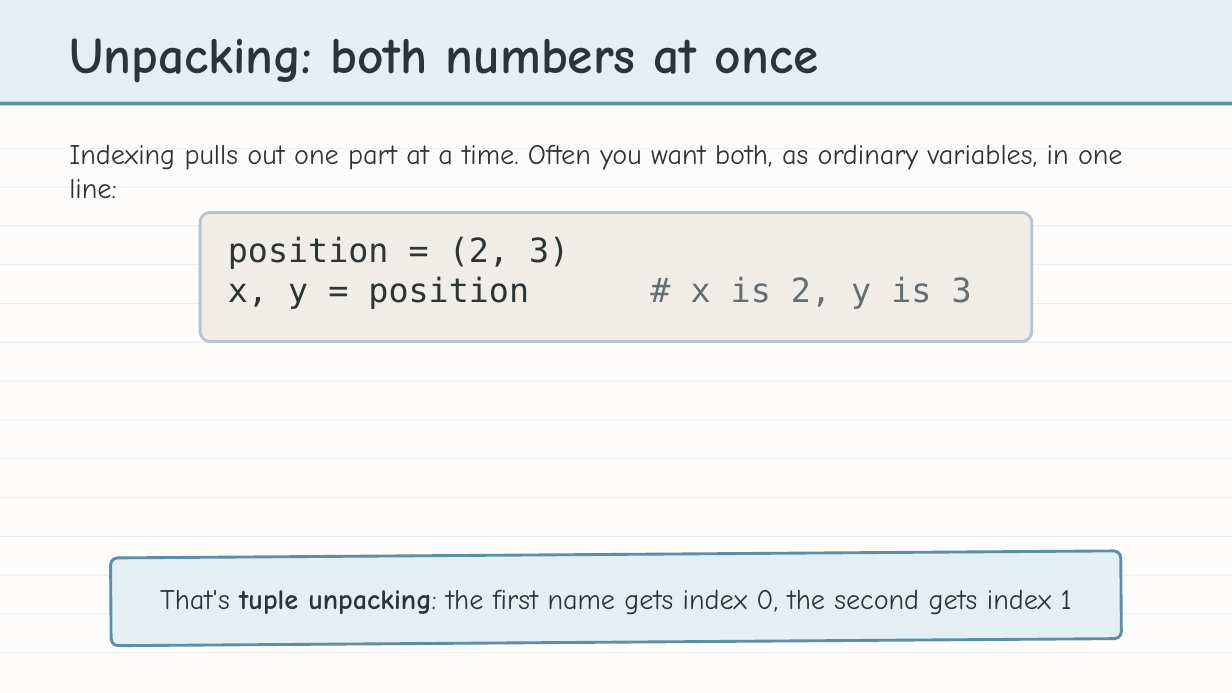
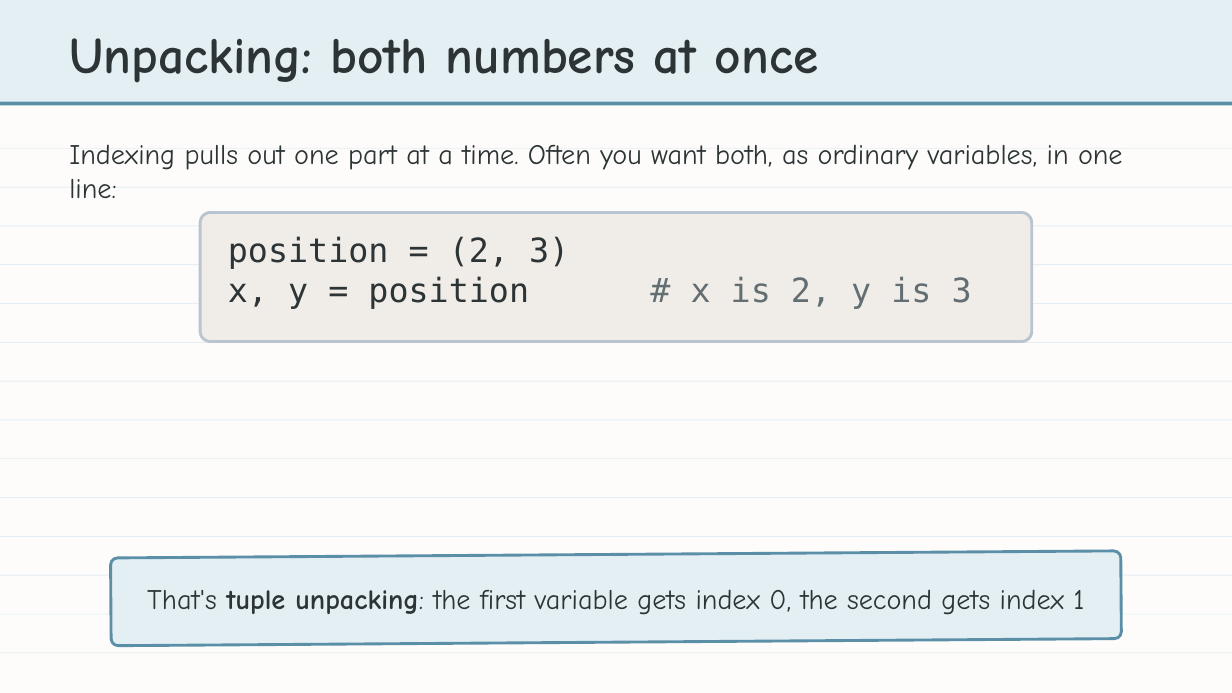
Before and after one commit to bradamiller/LearningPython, a slide deck: slide 7 of static/slides/module-04-manhattan/module-4-lesson-02-tuples.pptx. Drawn at 1232x693 pixels with LibreOffice and Linux fonts; fonts in the diff are those of the drawing. Boxes give left, top, right and bottom in pixels: in the first picture for what was removed or moved away, otherwise in the second. Text is boxed around its words. In the diff, an @@ line names an element or a change of style, - is before the commit and + after.

```diff
--- a/static/slides/module-04-manhattan/module-4-lesson-02-tuples.pptx
+++ b/static/slides/module-04-manhattan/module-4-lesson-02-tuples.pptx
@@ text at <box>147,589,1084,615</box>: text changed @@
-That's tuple unpacking: the first name gets index 0, the second gets index 1
+That's tuple unpacking: the first variable gets index 0, the second gets index 1
```
Also in this commit, not shown: 3 other slides changed, 8 other files.
